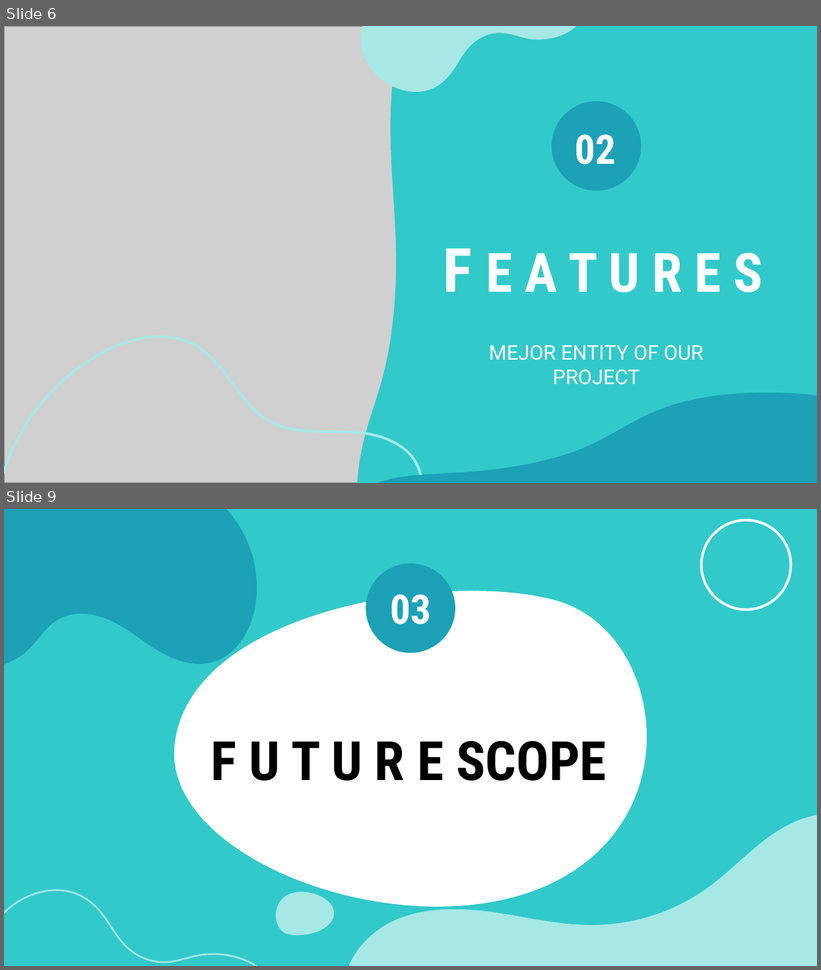
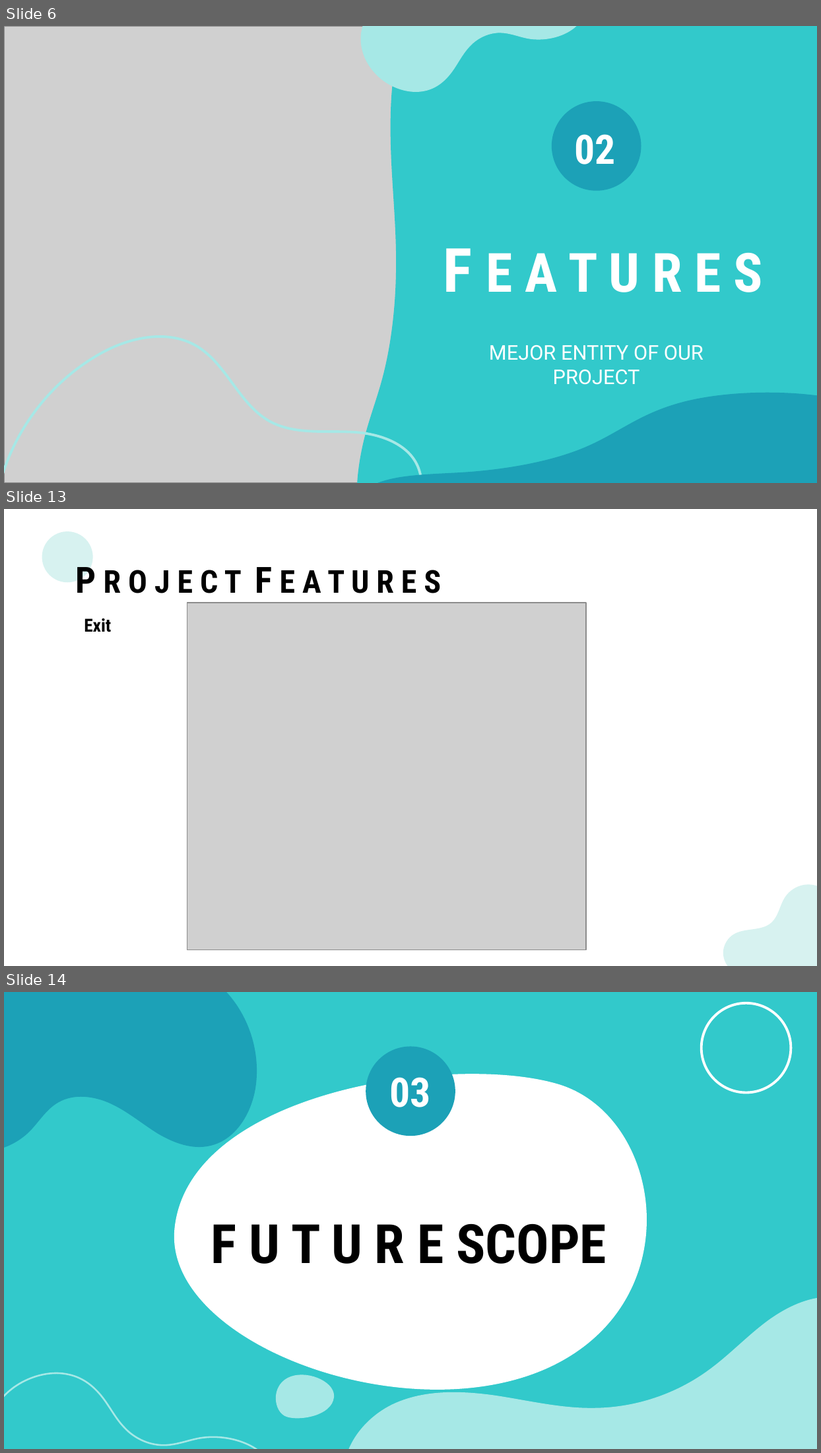
Before and after one commit to MRHJuwel/assembly-language-with-emu86, a slide deck: Project/Car PARKING SYSTEM.pptx. Shown one above the other, each under a label of ours: slides 6 and 9 before the commit, slides 6, 13 and 14 after it; the slides between them are not shown. The pictures are 821x970 and 821x1453 pixels, drawn with LibreOffice and Linux fonts; fonts in the diff are those of the drawing; grey boxes stand for pictures. Boxes give left, top, right and bottom in pixels: in the first picture for what was removed or moved away, otherwise in the second. Text is boxed around its words. In the diff, an @@ line names an element or a change of style, - is before the commit and + after.

```diff
--- a/Project/Car PARKING SYSTEM.pptx
+++ b/Project/Car PARKING SYSTEM.pptx
@@ slide 13 added at (4,509,817,966), background #FFFFFF @@
@@ ellipse added at (42,531,94,583), fill #D7F2F0 @@
@@ title added at (75,567,441,593), 28 pt, text #000000, bold @@
+P R O J E C T F E A T U R E S
@@ picture added at (187,603,586,951) @@
@@ subtitle added at (84,618,111,632), 16 pt, text #000000, bold @@
+Exit
@@ freeform shape added at (723,885,817,966), fill #D7F2F0 @@
@@ what was slide 9 is now slide 14 @@
```
Also in this commit, not shown: 2 slides changed, 5 other slides added, 1 other file.
